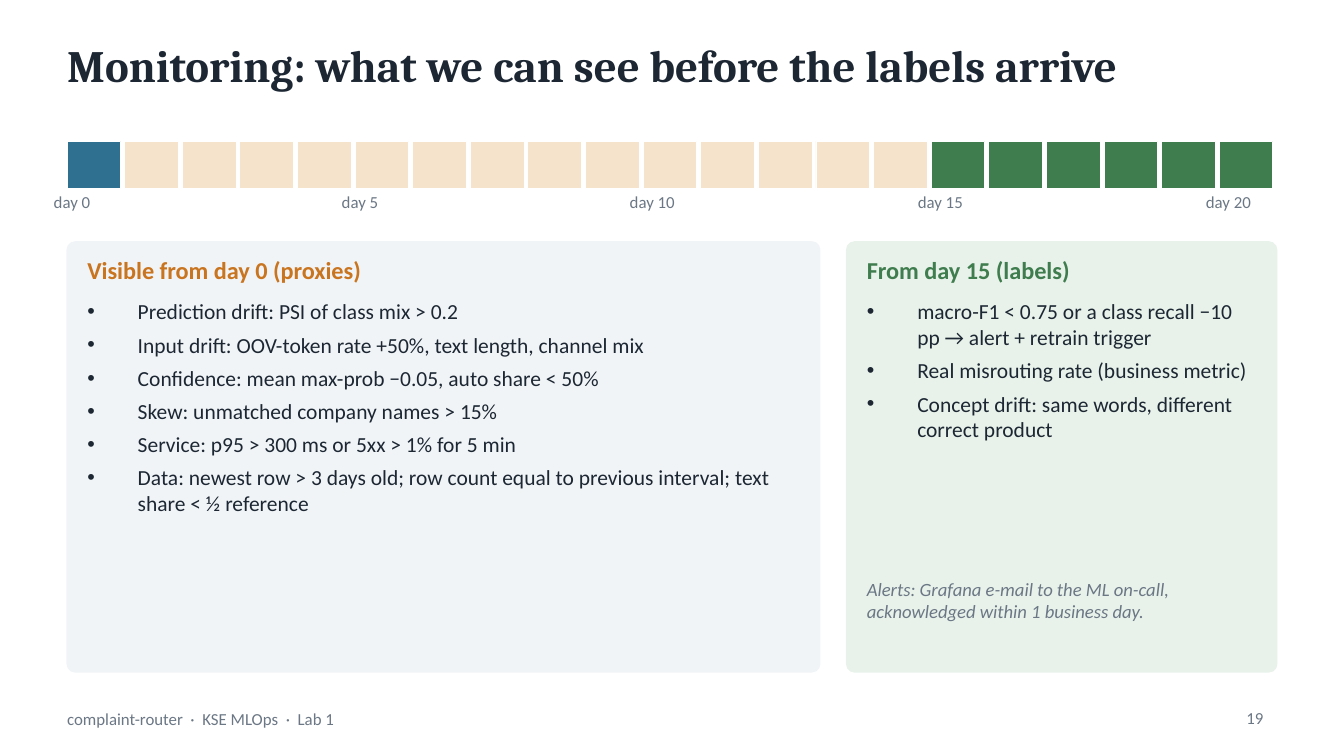
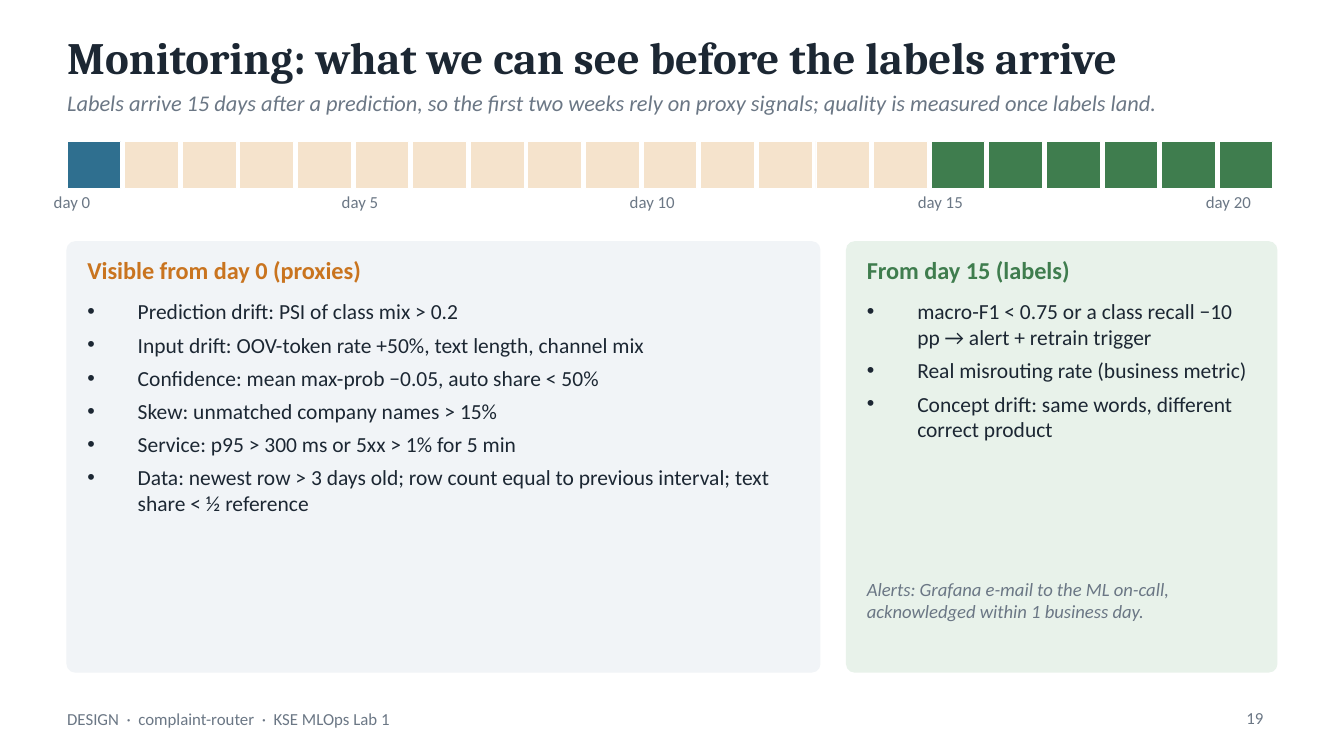
Before and after one commit to goodfrog33/kse-mlops-complaint-router, a slide deck: slide 19 of docs/presentation/complaint-router-lab1.pptx. Drawn at 1344x756 pixels with LibreOffice and Linux fonts; fonts in the diff are those of the drawing. Boxes give left, top, right and bottom in pixels: in the first picture for what was removed or moved away, otherwise in the second. Text is boxed around its words. In the diff, an @@ line names an element or a change of style, - is before the commit and + after.

```diff
--- a/docs/presentation/complaint-router-lab1.pptx
+++ b/docs/presentation/complaint-router-lab1.pptx
@@ title "Monitoring: what we can see ...": place and size @@
-title "Monitoring: what we can see ..." at bbox=[67, 50, 1117, 92]
+title "Monitoring: what we can see ..." at bbox=[67, 42, 1117, 84]
@@ text added at bbox=[67, 95, 1156, 115], 12 pt, text #6B7785, italic @@
+Labels arrive 15 days after a prediction, so the first two weeks rely on proxy signals; quality is measured once labels land.
@@ text at bbox=[67, 713, 390, 728]: text changed @@
-complaint-router · KSE MLOps · Lab 1
+DESIGN · complaint-router · KSE MLOps Lab 1
```
Also in this commit, not shown: 19 other slides changed, 4 slides added, 4 slides removed, 1 other file.
